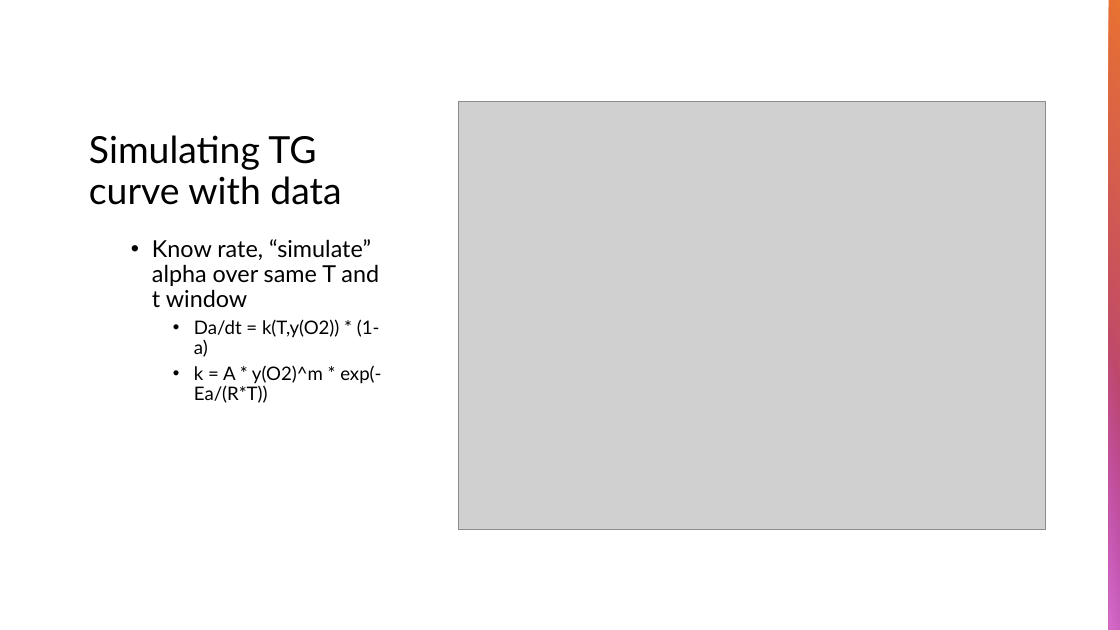
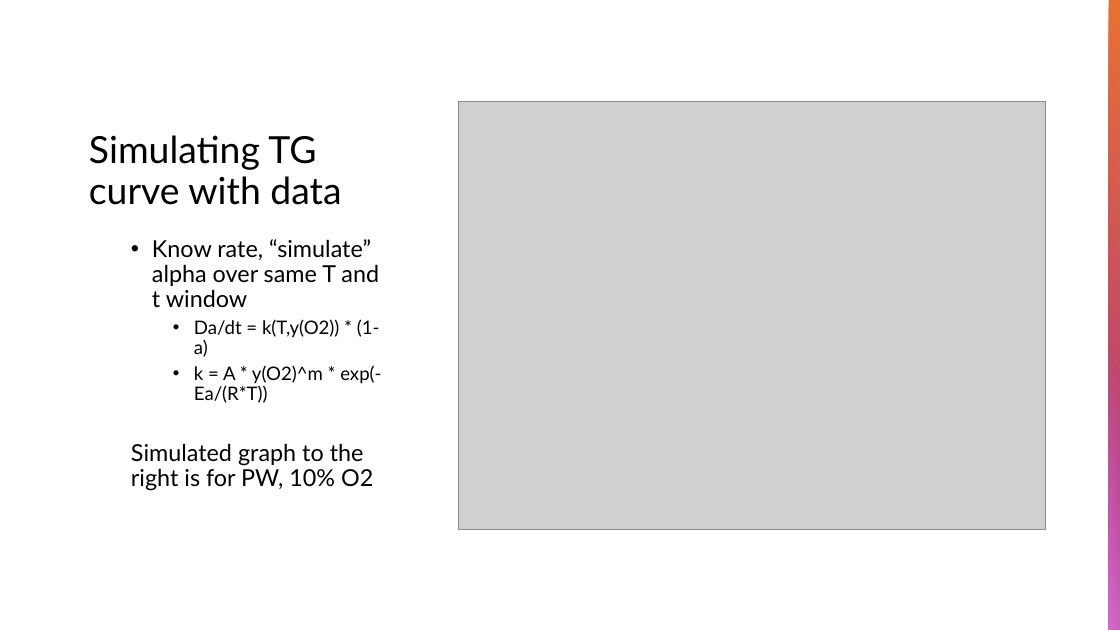
Before and after one commit to c-reetz/Bachelor-Analysis-Tools, a slide deck: slide 4 of TG_Data/Sif Data/TG TEST 7 . OXIDATION 600C 5% O2/Presentation1.pptx. Drawn at 1120x630 pixels with LibreOffice and Linux fonts; fonts in the diff are those of the drawing; grey boxes stand for pictures. Boxes give left, top, right and bottom in pixels: in the first picture for what was removed or moved away, otherwise in the second. Text is boxed around its words. In the diff, an @@ line names an element or a change of style, - is before the commit and + after.

```diff
--- a/TG_Data/Sif Data/TG TEST 7 . OXIDATION 600C 5% O2/Presentation1.pptx
+++ b/TG_Data/Sif Data/TG TEST 7 . OXIDATION 600C 5% O2/Presentation1.pptx
@@ text at [131, 443, 373, 491]: paragraph added @@
+  Simulated graph to the right is for PW, 10% O2
```
Also in this commit, not shown: 1 other slide changed, 2 other files.
